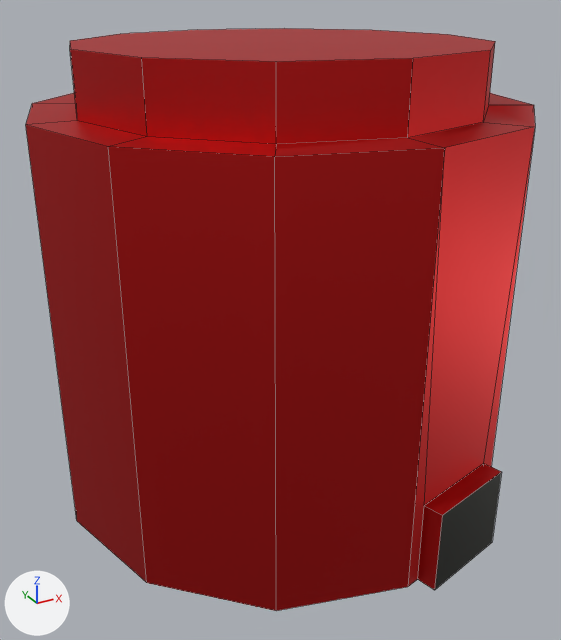
The FBX model Assets/Resources/Meshes/ContainerPart.fbx: old version first, new version second.
The view is the same before and after, from a 50 mm camera at (5.596, -8.32, 0.637) aimed at (6.042, -7.509, 0.232). Every picture has the same lights, and +X, +Y and +Z are marked at lower left. Mesh edges are drawn as thin lines. Where no turn or scale is listed for an object, it has been applied to the vertices. Vertices at the same position are counted once.

The first picture shows 'ContainerPart'.
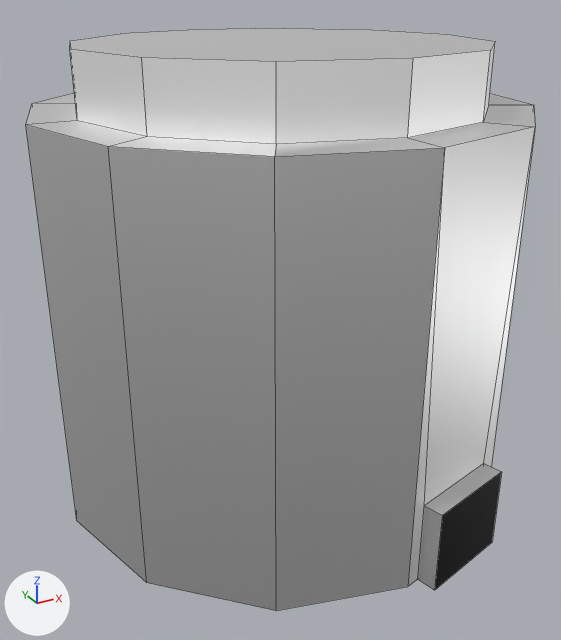
The newer file is also turned or shifted as a whole; pictures and numbers use the older file's frame.

Pixel boxes (x1, y1, x2, y2) of what changed, in the pictures (561 x 640 px):
'ContainerPart', surface changed (red to grey)
    both: (26, 28, 535, 611)

What changed in the scene script:
```text
Add img_unitpalette02_albedo_png:
    img_unitpalette02_albedo_png = load_image('UnitPalette02-Albedo.png', '../../../Blender/UnitPalette02-Albedo.png', 512, 512, 'sRGB')
Add img_unitpalette02_emission_png:
    img_unitpalette02_emission_png = load_image('UnitPalette02-Emission.png', '../../../Blender/UnitPalette02-Emission.png', 512, 512, 'sRGB')
Change mat_unitframematerial:
    where n0 = _N.new('ShaderNodeBsdfPrincipled'); n0.name = 'Principled BSDF'
    add n0.inputs[28].default_value = 1.0  # 'Emission Strength'
    where n2 = _N.new('ShaderNodeTexImage'); n2.name = 'Image Texture'
    n2.image: img_paletteunits_png -> img_unitpalette02_albedo_png
    add n3 = _N.new('ShaderNodeTexImage'); n3.name = 'Image Texture.001'
    add n3.image = img_unitpalette02_emission_png
    add _L.new(n3.outputs[0], n0.inputs[27])  # 'Color' to 'Emission Color'
Change me_cylinder_018:
    where me_cylinder_018.from_pydata(...)  # 56 vertices, 46 faces; spans x -0.3..0.3, y -0.319..0.3, z -0.001..0.571
    used by ob_containerpart; location = (6.058, -7.482, 0.0)
    me_cylinder_018 part 1: texture (UV) coordinates of 46 of 46 faces, centred in x -0.28..0.28, y -0.307..0.28, z -0.001..0.571, changed; they spanned u 0.03..0.56, v 0.89..0.96 and now span u 0.04..0.53, v 0.45..0.96
```
